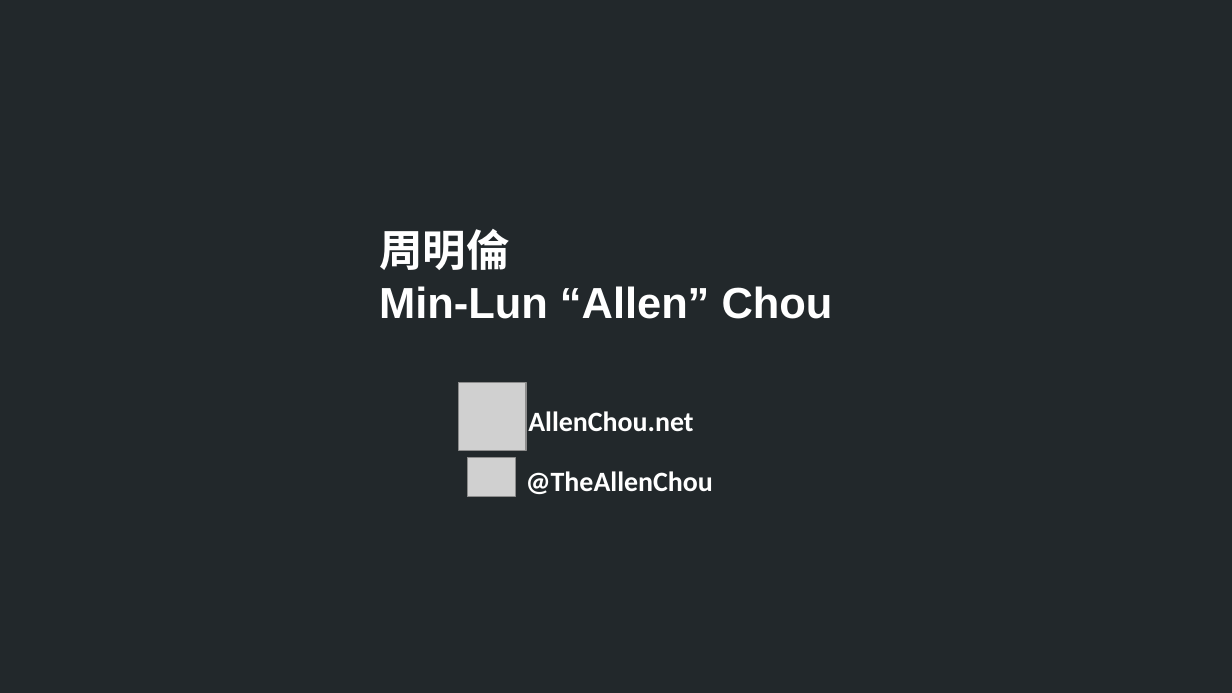
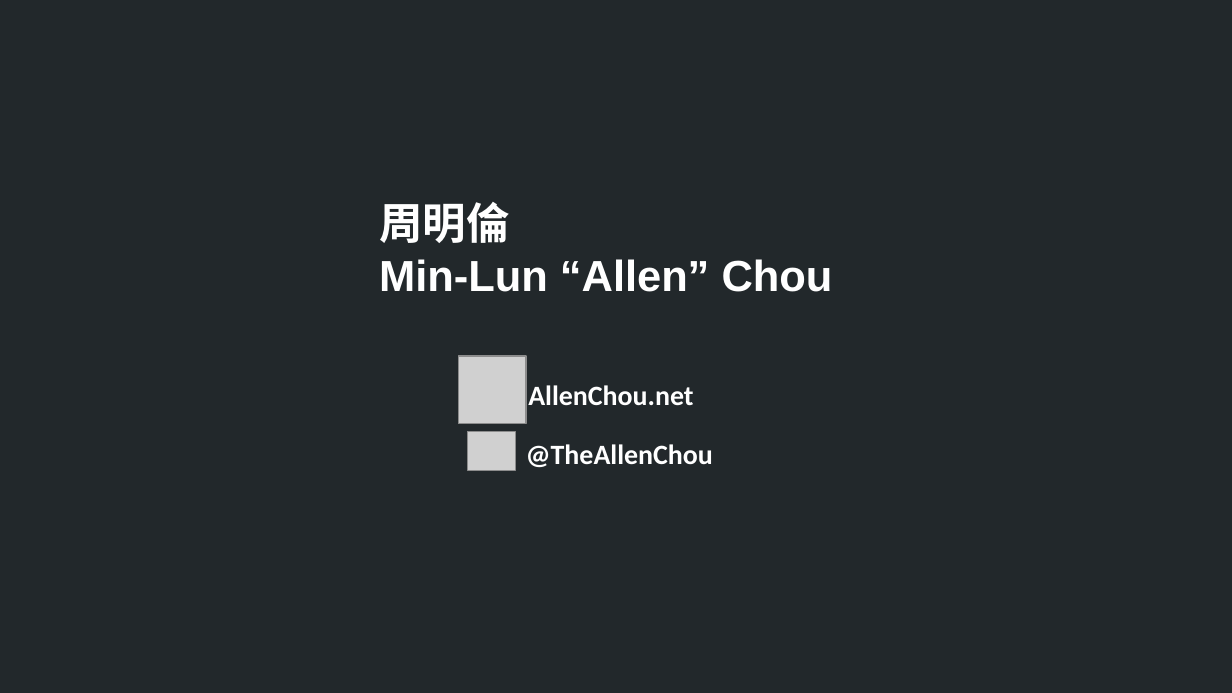
Before and after one commit to TheAllenChou/unity-physics-constraints, a slide deck: slide 2 of slides/physics constraints in games.odp. Drawn at 1232x693 pixels with LibreOffice and Linux fonts; fonts in the diff are those of the drawing; grey boxes stand for pictures. Boxes give left, top, right and bottom in pixels: in the first picture for what was removed or moved away, otherwise in the second. Text is boxed around its words. In the diff, an @@ line names an element or a change of style, - is before the commit and + after.

```diff
--- a/slides/physics constraints in games.odp
+++ b/slides/physics constraints in games.odp
@@ 3 texts, 2 pictures: place and size @@
-3 texts, 2 pictures at box(379, 229, 833, 496)
+3 texts, 2 pictures at box(379, 202, 833, 471)
```
Also in this commit, not shown: 8 other slides changed, 4 slides added, 10 other files.
